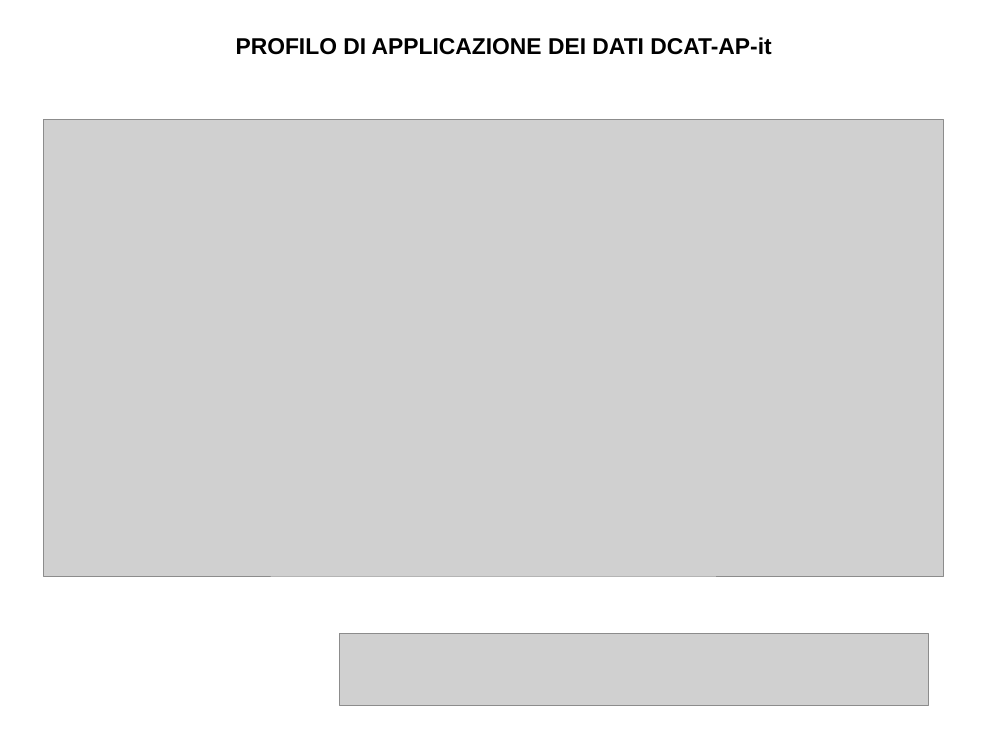
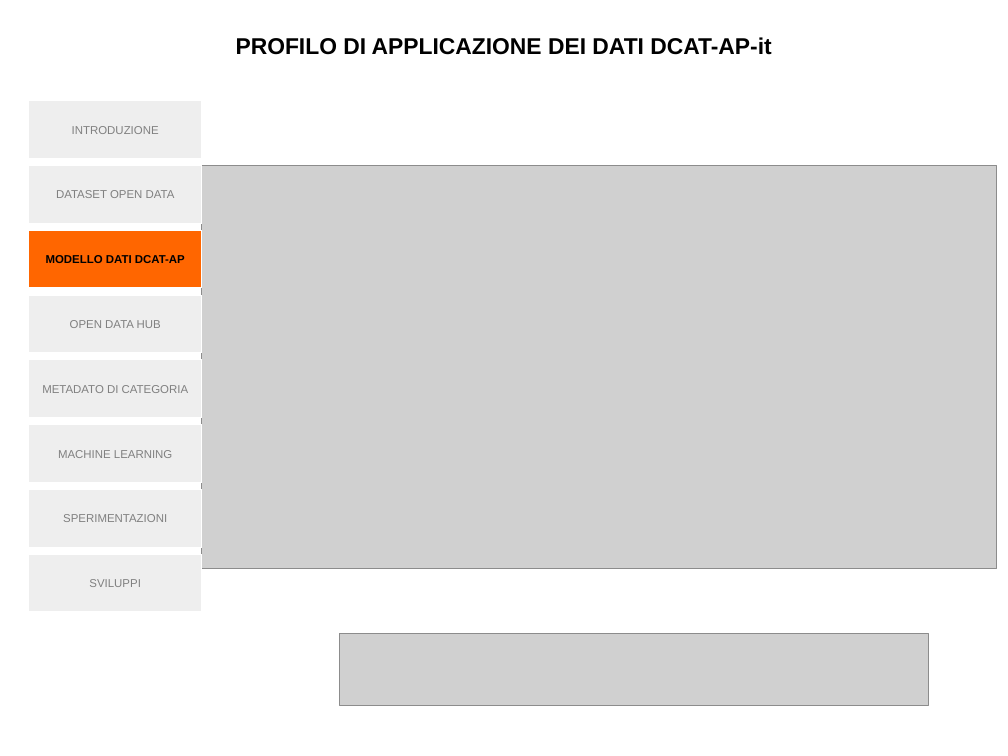
Before and after one commit to simonegasperoni/MSc_thesis_tex, a slide deck: slide 9 of th/slides/slides.odp (slide 2 before the commit). Drawn at 1008x756 pixels with LibreOffice and Linux fonts; fonts in the diff are those of the drawing; grey boxes stand for pictures. Boxes give left, top, right and bottom in pixels: in the first picture for what was removed or moved away, otherwise in the second. Text is boxed around its words. In the diff, an @@ line names an element or a change of style, - is before the commit and + after.

```diff
--- a/th/slides/slides.odp
+++ b/th/slides/slides.odp
@@ rectangle added at box(28, 101, 201, 158), fill #EEEEEE, outline #FFFFFF 0 pt, 9 pt, text #808080 @@
+INTRODUZIONE
@@ rectangle added at box(28, 166, 201, 223), fill #EEEEEE, outline #FFFFFF 0 pt, 9 pt, text #808080 @@
+DATASET OPEN DATA
@@ picture: place and size @@
-picture at box(43, 119, 943, 576)
+picture at box(201, 166, 997, 569)
@@ rectangle added at box(28, 231, 201, 288), fill #FF6600, outline #FFFFFF 0 pt, 9 pt, text #000000, bold @@
+MODELLO DATI DCAT-AP
@@ rectangle added at box(28, 295, 201, 353), fill #EEEEEE, outline #FFFFFF 0 pt, 9 pt, text #808080 @@
+OPEN DATA HUB
@@ rectangle added at box(28, 360, 201, 418), fill #EEEEEE, outline #FFFFFF 0 pt, 9 pt, text #808080 @@
+METADATO DI CATEGORIA
@@ rectangle added at box(28, 425, 201, 483), fill #EEEEEE, outline #FFFFFF 0 pt, 9 pt, text #808080 @@
+MACHINE LEARNING
@@ rectangle added at box(28, 489, 201, 547), fill #EEEEEE, outline #FFFFFF 0 pt, 9 pt, text #808080 @@
+SPERIMENTAZIONI
@@ rectangle added at box(28, 554, 201, 612), fill #EEEEEE, outline #FFFFFF 0 pt, 9 pt, text #808080 @@
+SVILUPPI
```
Also in this commit, not shown: 6 other slides changed, 15 slides added, 5 slides removed, 4 other files.
